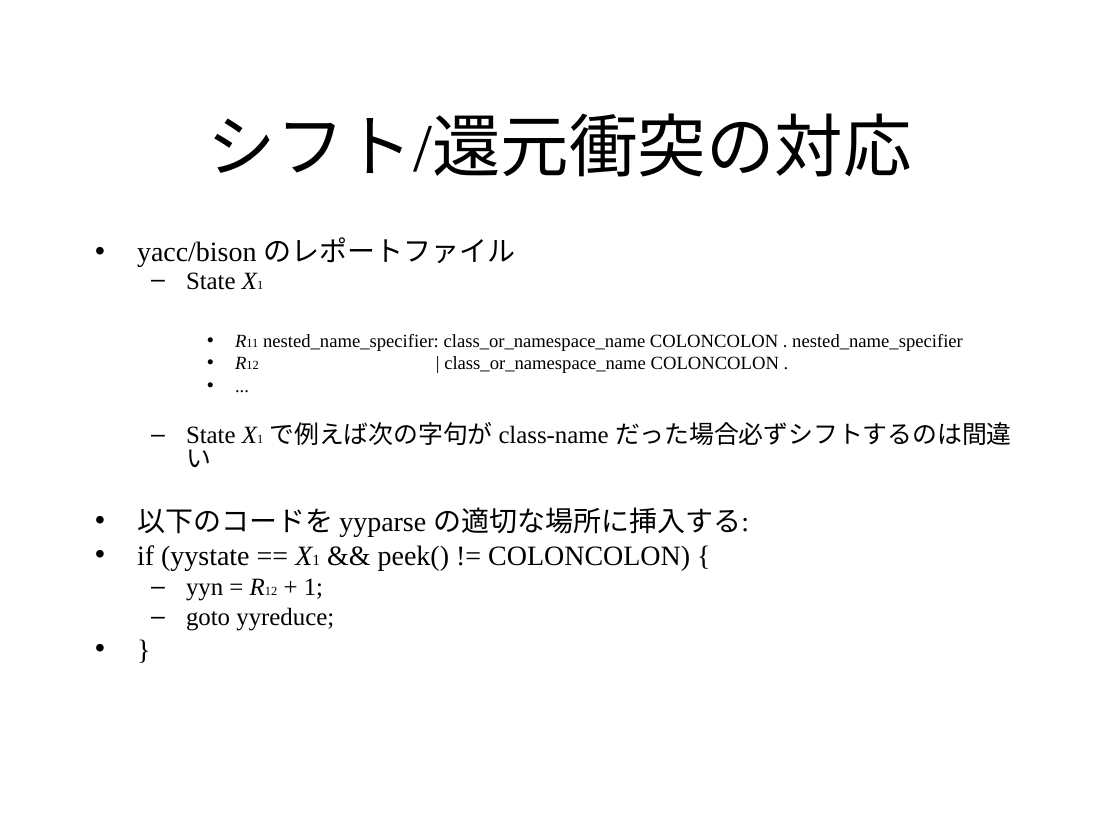
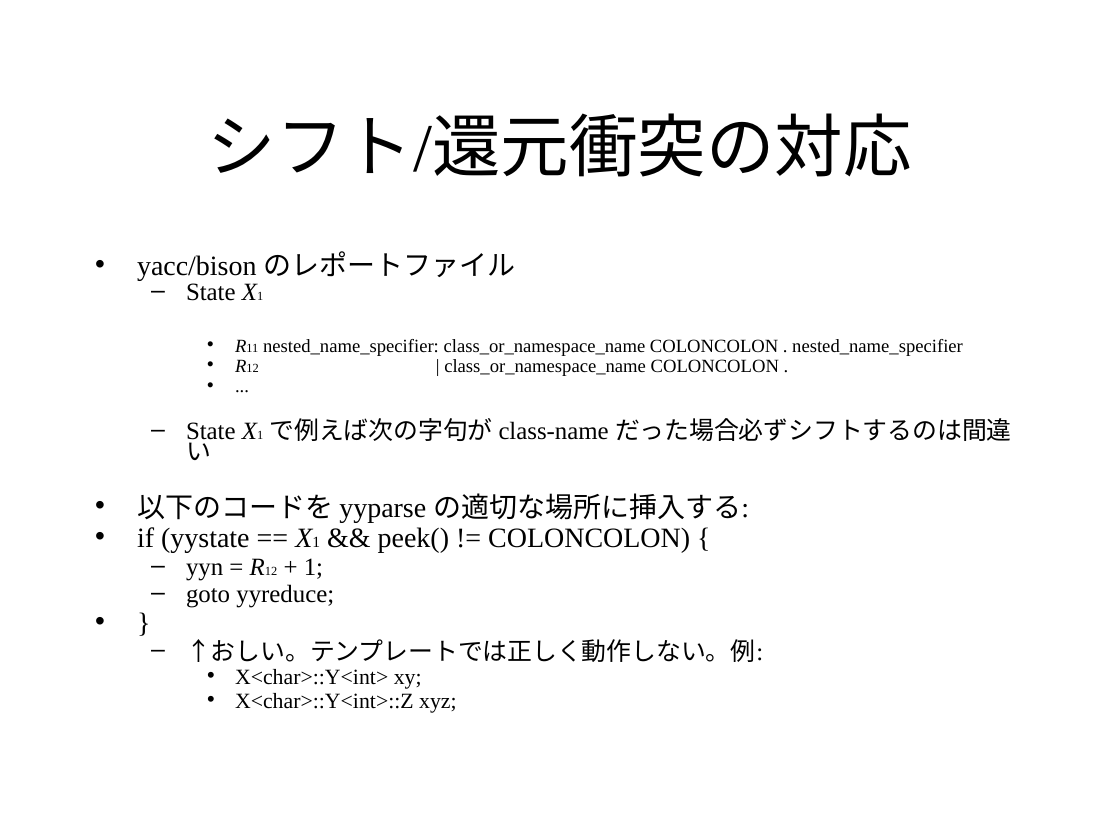
Before and after one commit to KeiHasegawa/cxx_doc, a slide deck: slide 9 of 04_nested_name.ppt. Drawn at 1120x840 pixels with LibreOffice and Linux fonts; fonts in the diff are those of the drawing. Boxes give left, top, right and bottom in pixels: in the first picture for what was removed or moved away, otherwise in the second. Text is boxed around its words. In the diff, an @@ line names an element or a change of style, - is before the commit and + after.

```diff
--- a/04_nested_name.ppt
+++ b/04_nested_name.ppt
@@ text "yacc/bison のレポートファイル": place and size @@
-text "yacc/bison のレポートファイル" at box(137, 237, 1012, 631)
+text "yacc/bison のレポートファイル" at box(137, 251, 1012, 713)
@@ text at box(137, 251, 1012, 608): line spacing 0.8 to 0.7 @@
@@ text at box(186, 639, 763, 713): paragraphs added @@
+  – ↑おしい。テンプレートでは正しく動作しない。例:
+    • X<char>::Y<int> xy;
+    • X<char>::Y<int>::Z xyz;
```
Also in this commit, not shown: 1 other slide changed, 3 other files.
